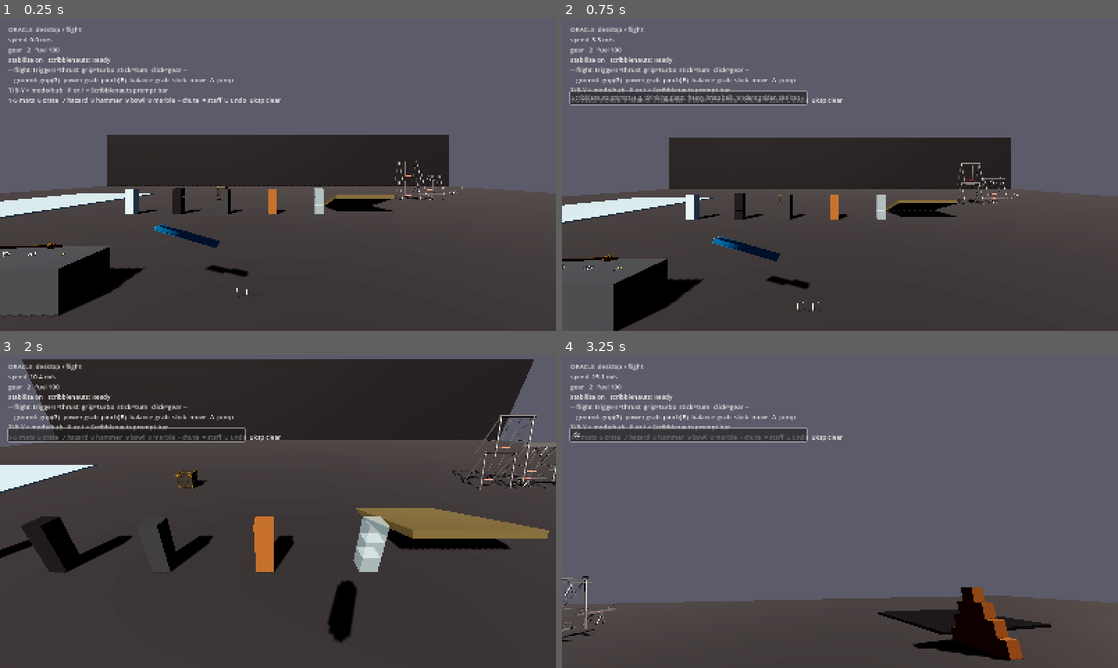
Above: before the commit, frames 1-4 (two rows, left to right).
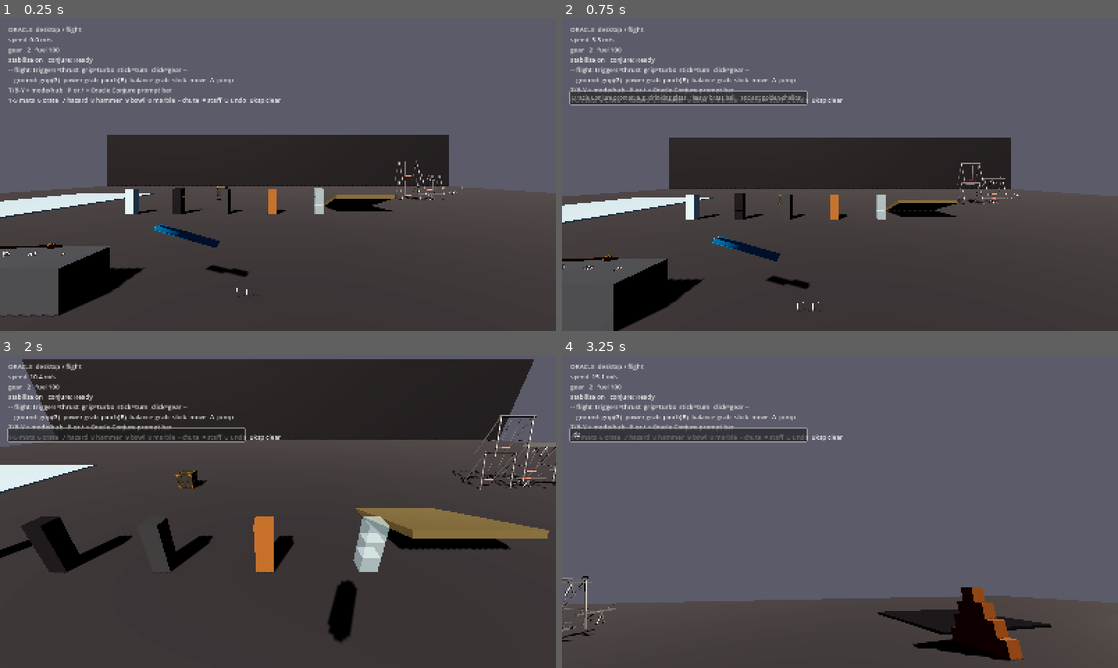
Above: after the commit, the same moments.

Repository: Jpalmer95/oracle-playground
Game: Godot game, scene res://scenes/main.tscn
The game is run twice, just before and just after one commit, with the same random seed, the same clock (stepped at 60 frames per second) and the same inputs.
Inputs (mouse positions are in pixels of both pictures, inside the frame that each line leads up to):
- Up to frame 1 (0.25 s): no input
- Up to frame 2 (0.75 s): tap Enter at 0.5 s; move the mouse to (867, 174) at 0.52 s; hold W from 0.53 s (still down); tap P at 0.6 s; click (867, 174) at 0.67 s
- Up to frame 3 (2 s): tap Space at 0.77 s; release W at 1.25 s; drag from (166, 527) to (250, 574) at 1.27 s
- Up to frame 4 (3.25 s): move the mouse to (895, 442) at 2.02 s; hold D 2.03-2.75 s; tap 2 at 2.1 s; drag from (812, 574) to (673, 464) at 2.77 s

The runs differ from the first frame. In frame 1, 0.2% of the frame differs, in the area x 8-31%, y 12-25%; in frame 2, 0.5%, in the area x 1-44%, y 12-27%; in frame 3, 0.2%; in frame 4, 0.2%.

Commit message:
refactor: rename natural-language spawner to Oracle Conjure (OracleConjure / conjure_spawn.py)

Diff:
--- a/godot/config/tools.json
+++ b/godot/config/tools.json
@@ -49,13 +49,13 @@
         "arrow"
       ]
     },
-    "scribblenauts": {
-      "name": "Scribblenauts",
-      "tools": [
-        "scb_drinking_glass",
+    "conjure": {
+      "name": "Conjure",
+      "tools": [
+        "cnj_drinking_glass",
         "brep_heavy_brass_ball",
-        "scb_hazard_crate_simready",
-        "scb_bar_clamp",
+        "cnj_hazard_crate_simready",
+        "cnj_bar_clamp",
         "brep_long_ice_chute"
       ]
     }
@@ -239,9 +239,9 @@
       "category": "action",
       "kind": "clear"
     },
-    "scb_drinking_glass": {
+    "cnj_drinking_glass": {
       "name": "Drinking Glass",
-      "category": "scribblenauts",
+      "category": "conjure",
       "kind": "simready",
       "params": {
         "slug": "drinking_glass"
@@ -249,23 +249,23 @@
     },
     "brep_heavy_brass_ball": {
       "name": "Heavy Brass Ball",
-      "category": "scribblenauts",
+      "category": "conjure",
       "kind": "brep",
       "params": {
         "slug": "brep_heavy_brass_ball"
       }
     },
-    "scb_hazard_crate_simready": {
+    "cnj_hazard_crate_simready": {
       "name": "Open Hollow Hazard Crate",
-      "category": "scribblenauts",
+      "category": "conjure",
       "kind": "simready",
       "params": {
         "slug": "hazard_crate_simready"
       }
     },
-    "scb_bar_clamp": {
+    "cnj_bar_clamp": {
       "name": "Bar Clamp",
-      "category": "scribblenauts",
+      "category": "conjure",
       "kind": "simready",
       "params": {
         "slug": "bar_clamp"
@@ -273,7 +273,7 @@
     },
     "brep_long_ice_chute": {
       "name": "Long Ice Chute",
-      "category": "scribblenauts",
+      "category": "conjure",
       "kind": "brep",
       "params": {
         "slug": "brep_long_ice_chute"
--- a/godot/project.godot
+++ b/godot/project.godot
@@ -18,7 +18,7 @@
 Radio="*res://scripts/radio.gd"
 HUDMenu="*res://scripts/hud_menu.gd"
 SimReadyLoader="*res://scripts/simready_loader.gd"
-Scribblenauts="*res://scripts/scribblenauts.gd"
+OracleConjure="*res://scripts/conjure.gd"
 
 [display]
 
--- a/godot/scripts/scribblenauts.gd
+++ b/godot/scripts/conjure.gd
@@ -1,5 +1,5 @@
 extends Node
-## Scribblenauts — Phase D natural-language 3-tier object spawner & ZeroGPU bridge.
+## OracleConjure — Phase D natural-language 3-tier object spawner & ZeroGPU bridge.
 ##
 ## Resolves any text prompt into a physical Jolt prop via three tiers:
 ##   Tier 1: Instant SimReady Central catalog match (cached or live OpenUSD ingest)
@@ -153,15 +153,15 @@
 
 
 func _run_worker(prompt: String, mode: String) -> Dictionary:
-	var script_abs := ProjectSettings.globalize_path("res://../tools/scribblenauts_spawn.py")
+	var script_abs := ProjectSettings.globalize_path("res://../tools/conjure_spawn.py")
 	var out: Array = []
 	var args := PackedStringArray(["--prompt", prompt, "--mode", mode])
 	var code := OS.execute("python3", PackedStringArray([script_abs]) + args, out, true)
 	var combined := "\n".join(out)
 	for line in combined.split("\n"):
-		var idx := line.find("SCRIBBLENAUTS_RESULT ")
+		var idx := line.find("CONJURE_RESULT ")
 		if idx >= 0:
-			var json_s := line.substr(idx + "SCRIBBLENAUTS_RESULT ".length()).strip_edges()
+			var json_s := line.substr(idx + "CONJURE_RESULT ".length()).strip_edges()
 			var parsed = JSON.parse_string(json_s)
 			if parsed is Dictionary:
 				return parsed
--- a/godot/scripts/hud.gd
+++ b/godot/scripts/hud.gd
@@ -1,6 +1,6 @@
 extends CanvasLayer
 ## Minimal charcoal HUD: mode, speed, gear, fuel, control hints, and
-## interactive Scribblenauts Prompt Bar (toggle with `/` or `P`).
+## interactive Oracle Conjure Prompt Bar (toggle with `/` or `P`).
 
 var _player: OraclePlayer
 var _label: Label
@@ -15,8 +15,8 @@
 	add_child(_label)
 
 	_prompt_box = LineEdit.new()
-	_prompt_box.name = "ScribblenautsInput"
-	_prompt_box.placeholder_text = "Scribblenauts prompt (e.g. 'drinking glass', 'heavy brass ball', 'ancient golden chalice') -> Enter"
+	_prompt_box.name = "ConjureInput"
+	_prompt_box.placeholder_text = "Oracle Conjure prompt (e.g. 'drinking glass', 'heavy brass ball', 'ancient golden chalice') -> Enter"
 	_prompt_box.position = Vector2(24, 210)
 	_prompt_box.size = Vector2(680, 38)
 	_prompt_box.visible = false
@@ -53,7 +53,7 @@
 	if clean != "" and _player != null:
 		var fwd := -_player.global_transform.basis.z
 		var pos := _player.global_position + Vector3.UP * 1.2 + fwd * 2.0
-		Scribblenauts.spawn_prompt(clean, pos, "auto", true)
+		OracleConjure.spawn_prompt(clean, pos, "auto", true)
 
 
 func _process(_delta: float) -> void:
@@ -64,13 +64,13 @@
 		mode = "headless"
 	var stab := "on" if _player.stabilize_upright else "off"
 	var pmode := "ground" if _player.is_ground_mode() else "flight"
-	var scb := Scribblenauts.last_status if Scribblenauts != null else "Ready"
-	_label.text = "ORACLE  %s / %s\nspeed  %.1f m/s\ngear   %d   fuel %.0f\nstabilize %s   scribblenauts: %s\n-- flight: triggers=thrust  grip=turbo  stick=turn  click=gear --\n-- ground: grip(G)=power-grab  pinch(B)=balance-grab  stick=move  A=jump --\nT/B-Y = mode/hub   P or / = Scribblenauts prompt bar\n1-5 mats  6 crate  7 hazard …(71 unchanged characters)…
+	var cnj := OracleConjure.last_status if OracleConjure != null else "Ready"
+	_label.text = "ORACLE  %s / %s\nspeed  %.1f m/s\ngear   %d   fuel %.0f\nstabilize %s   conjure: %s\n-- flight: triggers=thrust  grip=turbo  stick=turn  click=gear --\n-- ground: grip(G)=power-grab  pinch(B)=balance-grab  stick=move  A=jump --\nT/B-Y = mode/hub   P or / = Oracle Conjure prompt bar\n1-5 mats  6 crate  7 hazard …(71 unchanged characters)…
 		mode,
 		pmode,
 		_player.linear_velocity.length(),
 		_player.gear,
 		_player.booster_fuel,
 		stab,
-		scb,
+		cnj,
 	]
--- a/godot/scripts/hud_menu.gd
+++ b/godot/scripts/hud_menu.gd
@@ -68,23 +68,23 @@
 
 
 func _tools_level() -> Array:
-	# Auto-populate: one submenu per palette in tools.json + Scribblenauts AI prompt presets.
+	# Auto-populate: one submenu per palette in tools.json + Oracle Conjure AI prompt presets.
 	var out: Array = []
 	for pid in ToolRegistry.palette_ids():
 		var pid_s: String = pid
 		out.append(_submenu(ToolRegistry.palette_name(pid_s), _palette_level(pid_s)))
-	out.append(_submenu("Scribblenauts AI", _scribblenauts_level()))
-	return out
-
-
-func _scribblenauts_level() -> Array:
+	out.append(_submenu("Oracle Conjure AI", _conjure_level()))
+	return out
+
+
+func _conjure_level() -> Array:
 	return [
-		_action("Prompt: Drinking Glass", "scribblenauts_prompt", "drinking glass"),
-		_action("Prompt: Heavy Brass Ball", "scribblenauts_prompt", "heavy brass ball"),
-		_action("Prompt: Long Ice Chute", "scribblenauts_prompt", "long ice chute"),
-		_action("Prompt: Hollow Hazard Crate", "scribblenauts_prompt", "open hollow hazard crate"),
-		_action("Prompt: Bar Clamp", "scribblenauts_prompt", "bar clamp"),
-		_action("ZeroGPU: Golden Chalice", "scribblenauts_zerogpu", "ancient golden chalice"),
+		_action("Conjure: Drinking Glass", "conjure_prompt", "drinking glass"),
+		_action("Conjure: Heavy Brass Ball", "conjure_prompt", "heavy brass ball"),
+		_action("Conjure: Long Ice Chute", "conjure_prompt", "long ice chute"),
+		_action("Conjure: Hollow Hazard Crate", "conjure_prompt", "open hollow hazard crate"),
+		_action("Conjure: Bar Clamp", "conjure_prompt", "bar clamp"),
+		_action("ZeroGPU: Golden Chalice", "conjure_zerogpu", "ancient golden chalice"),
 	]
 
 
@@ -212,10 +212,10 @@
 	match action:
 		"spawn":
 			OracleBuilder.spawn_tool(arg, _spawn_pos())
-		"scribblenauts_prompt":
-			Scribblenauts.spawn_prompt(arg, _spawn_pos(), "auto", true)
-		"scribblenauts_zerogpu":
-			Scribblenauts.spawn_prompt(arg, _spawn_pos(), "zerogpu", true)
+		"conjure_prompt":
+			OracleConjure.spawn_prompt(arg, _spawn_pos(), "auto", true)
+		"conjure_zerogpu":
+			OracleConjure.spawn_prompt(arg, _spawn_pos(), "zerogpu", true)
 		"undo":
 			OracleBuilder.undo()
 		"clear":
--- a/godot/tests/test_runner.gd
+++ b/godot/tests/test_runner.gd
@@ -28,7 +28,7 @@
 	await _test_phase_a_physics_balance_and_two_hands()
 	await _test_phase_b_simready_catalog_and_articulations()
 	await _test_phase_c_brep_rube_goldberg_chain()
-	await _test_phase_d_scribblenauts_and_zerogpu_compiler()
+	await _test_phase_d_conjure_and_zerogpu_compiler()
 	if _failures == 0:
 		print("Oracle tests: PASS")
 		get_tree().quit(0)
@@ -632,29 +632,29 @@
 	await get_tree().process_frame
 
 
-func _test_phase_d_scribblenauts_and_zerogpu_compiler() -> void:
-	print("[Phase D: Scribblenauts 3-tier natural-language spawner + ZeroGPU/GLB physics compiler]")
+func _test_phase_d_conjure_and_zerogpu_compiler() -> void:
+	print("[Phase D: Oracle Conjure 3-tier natural-language spawner + ZeroGPU/GLB physics compiler]")
 	var world := Node3D.new()
 	get_tree().root.add_child(world)
 	OracleBuilder.set_parent(world)
 
-	_ok(Scribblenauts != null, "Scribblenauts autoload present")
+	_ok(OracleConjure != null, "OracleConjure autoload present")
 
 	# 1. Tier 1 natural-language prompt -> SimReady Central asset ("drinking glass")
-	var glass := Scribblenauts.spawn_prompt("drinking glass", Vector3(0, 2, 0), "auto", false, world) as RigidBody3D
-	_ok(glass != null, "Scribblenauts spawned 'drinking glass' (Tier 1 SimReady)")
+	var glass := OracleConjure.spawn_prompt("drinking glass", Vector3(0, 2, 0), "auto", false, world) as RigidBody3D
+	_ok(glass != null, "OracleConjure spawned 'drinking glass' (Tier 1 SimReady)")
 	if glass != null:
 		_ok(absf(glass.mass - 0.303) < 0.05, "drinking glass has USD mass (~0.303kg, got %.3f)" % glass.mass)
 
 	# 2. Tier 2 natural-language prompt -> Aether-Forge usd-brep synthesis ("heavy brass ball")
-	var brass_ball := Scribblenauts.spawn_prompt("heavy brass ball", Vector3(2, 2, 0), "auto", false, world) as RigidBody3D
-	_ok(brass_ball != null, "Scribblenauts spawned 'heavy brass ball' (Tier 2 B-Rep)")
+	var brass_ball := OracleConjure.spawn_prompt("heavy brass ball", Vector3(2, 2, 0), "auto", false, world) as RigidBody3D
+	_ok(brass_ball != null, "OracleConjure spawned 'heavy brass ball' (Tier 2 B-Rep)")
 	if brass_ball != null:
 		_ok(brass_ball.mass > 10.0, "heavy brass ball has high brass density mass (%.2f kg)" % brass_ball.mass)
 
 	# 3. Tier 3 GLB -> SimReady physics compiler ("open hollow hazard crate" from TRELLIS.2 GLB)
-	var crate_sr := Scribblenauts.spawn_prompt("open hollow hazard crate", Vector3(4, 2, 0), "auto", false, world) as RigidBody3D
-	_ok(crate_sr != null, "Scribblenauts spawned 'open hollow hazard crate' (Tier 3 GLB->SimReady)")
+	var crate_sr := OracleConjure.spawn_prompt("open hollow hazard crate", Vector3(4, 2, 0), "auto", false, world) as RigidBody3D
+	_ok(crate_sr != null, "OracleConjure spawned 'open hollow hazard crate' (Tier 3 GLB->SimReady)")
 	if crate_sr != null:
 		var hulls := 0
 		for c in crate_sr.get_children():
@@ -665,7 +665,7 @@
 		_ok(glines.size() >= 1, "compiled GLB includes SimReady GSP.001 grasp_lines")
 
 	# 4. Verify non-blocking Holo-Placeholder for VR async generation
-	var holder := Scribblenauts._make_holo_placeholder("ancient golden chalice", Vector3(0, 3, -2), world)
+	var holder := OracleConjure._make_holo_placeholder("ancient golden chalice", Vector3(0, 3, -2), world)
 	_ok(holder is RigidBody3D and holder.is_in_group("grabbable"), "Holo-Placeholder is a grabbable RigidBody3D")
 
 	OracleBuilder.clear()
Not shown, changed: MASTER_PLAN.md
